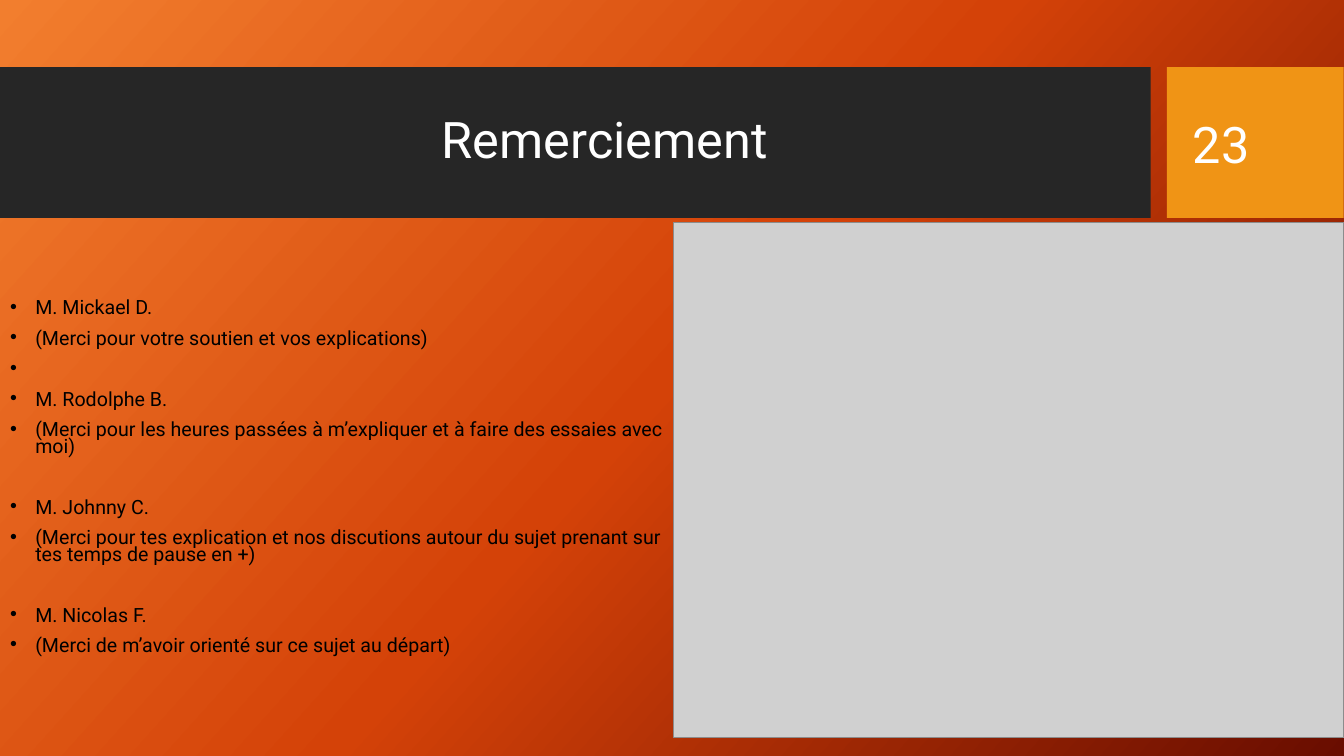
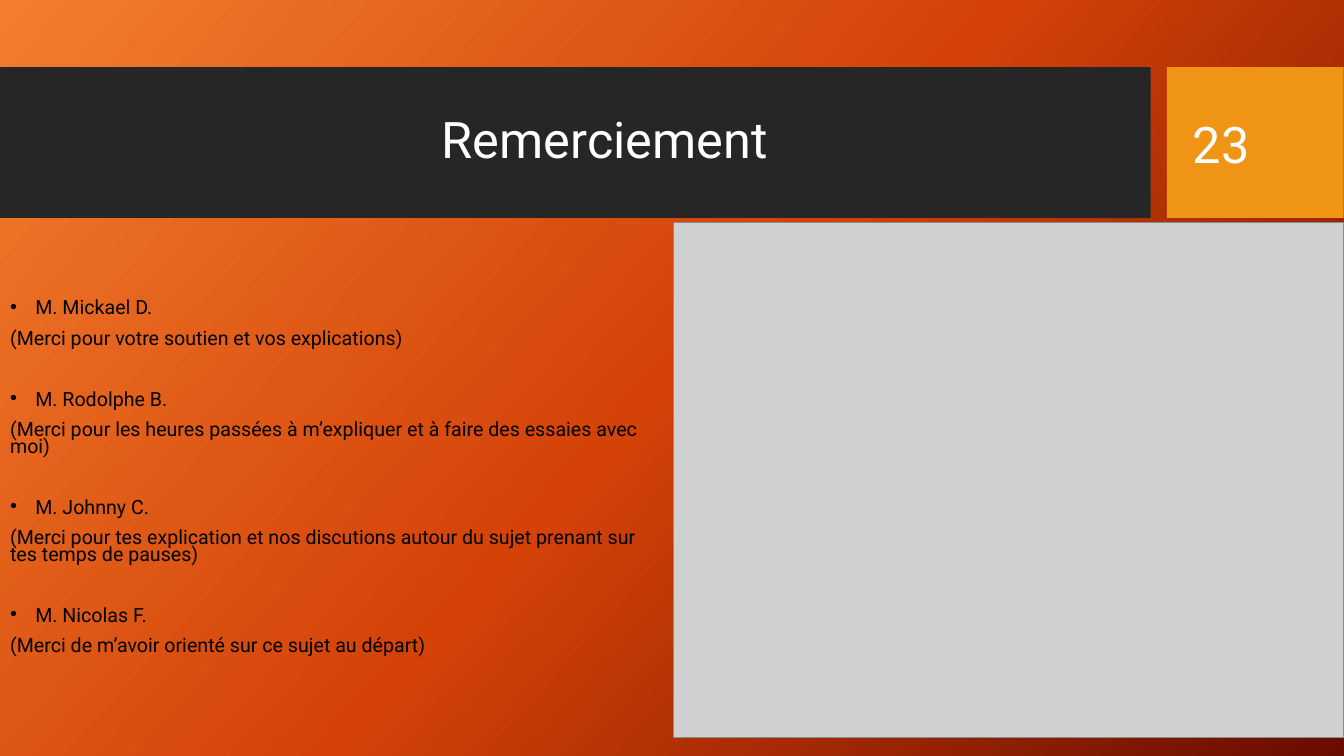
Before and after one commit to Math-Alex83/Expos-_git_cda_2210, a slide deck: slide 23 of Présentation_Git_CDA_2210.pptx. Drawn at 1344x756 pixels with LibreOffice and Linux fonts; fonts in the diff are those of the drawing; grey boxes stand for pictures; background and template pictures are left out. Boxes give left, top, right and bottom in pixels: in the first picture for what was removed or moved away, otherwise in the second. Text is boxed around its words. In the diff, an @@ line names an element or a change of style, - is before the commit and + after.

```diff
--- a/Présentation_Git_CDA_2210.pptx
+++ b/Présentation_Git_CDA_2210.pptx
@@ text at [10,329,637,657]: bullet • to none @@
@@ text at [10,528,636,565]: text changed @@
-• (Merci pour tes explication et nos discutions autour du sujet prenant sur tes temps de pause en +)
+(Merci pour tes explication et nos discutions autour du sujet prenant sur tes temps de pauses)
```
Also in this commit, not shown: 6 other slides changed, 1 other file.
